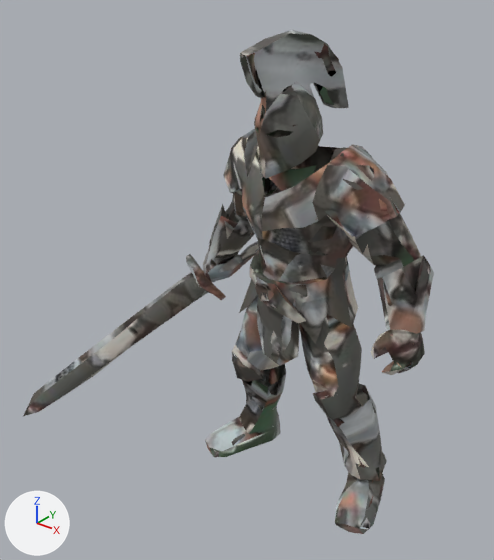
A saved change to the glTF model src/examples/hex-realms/assets/models/swordsman.glb.
One viewpoint serves both versions: a 50 mm lens placed at (0.745, -0.882, 0.567), pointed at (0.04, -0.001, 0.02). The axes (+X, +Y, +Z) are drawn at lower left. The lights are the same throughout. The picture after the commit comes second. Vertices at exactly the same position are counted once.
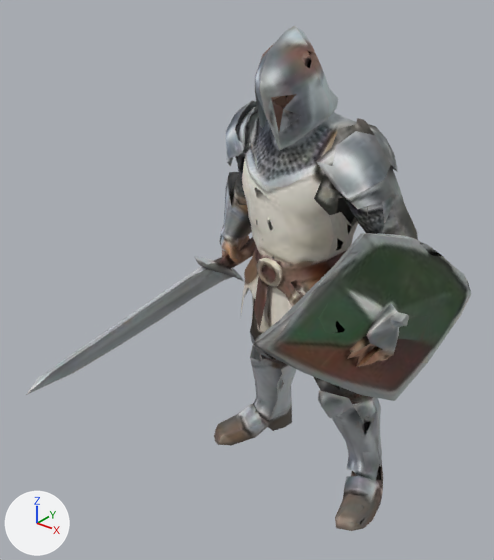
Changed parts and their boxes (x1, y1, x2, y2) in the pictures (494 x 560 px):
'Mesh_0.001', reshaped (8% wider)
    before: (23, 30, 434, 534)
    after: (26, 26, 471, 531)
part 1 of me_mesh_0_001, rebuilt (8% wider, 25% taller)
    before: (23, 129, 434, 534)
    after: (26, 26, 471, 531)
part 2 of me_mesh_0_001, deleted
    before: (240, 30, 349, 179)

The change, as a list of edits to the scene's bpy script:
```text
Change me_mesh_0_001:
    used by ob_mesh_0_001; location = (0.0, 0.0, 0.0)
    remove me_mesh_0_001.from_pydata(...)  # 2706 vertices, 5674 faces; spans x -0.316..0.359, y -0.283..0.212, z -0.452..0.453
    add me_mesh_0_001.from_pydata(...)  # 2625 vertices, 5667 faces; spans x -0.316..0.383, y -0.268..0.249, z -0.453..0.458
    me_mesh_0_001 part 1: the loose piece of 2379 vertices spanning x -0.316..0.359, y -0.283..0.212, z -0.452..0.285 is rebuilt with 2625 vertices and now spans x -0.316..0.383, y -0.268..0.249, z -0.453..0.458
    me_mesh_0_001 part 2: the loose piece of 327 vertices spanning x 0.041..0.155, y -0.069..0.168, z 0.226..0.453 is deleted
```
